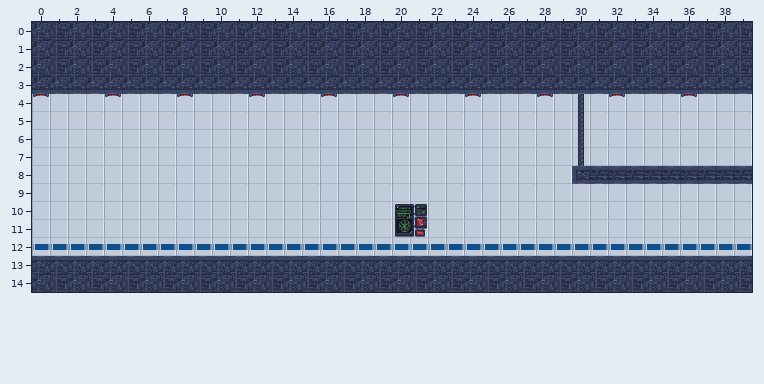
Tiled map (JSON): src/assets/json/levels/level4.json. Above: the version before the commit.
Cells are 32x32 px. Shown: x 0..39, y 0..14.
And afterwards:
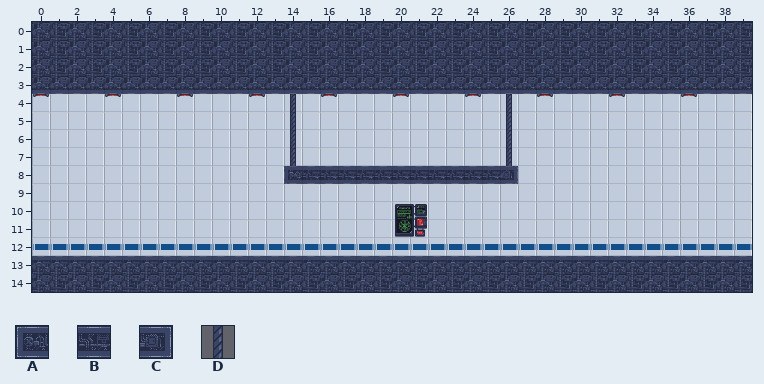
Key: from "tileset": A 31, B 32, C 33, D 166.
_ is an empty cell.
Tiles replaced or removed in this view: A, B, D.
Edits made:
Changed rows in their new state; . is an unchanged cell.
Layer "ground":
first column x 14:
 4 D...........D..._
 5 D...........D..._
 6 D...........D..._
 7 D...........D..._
Layer "platforms":
first column x 14:
 8 ABBBBBBBBBBBC...__________
Where, in picture pixels (left, top, right, bottom), the same in both pictures:
added: (284, 94, 518, 184)
removed: (572, 94, 752, 184)
